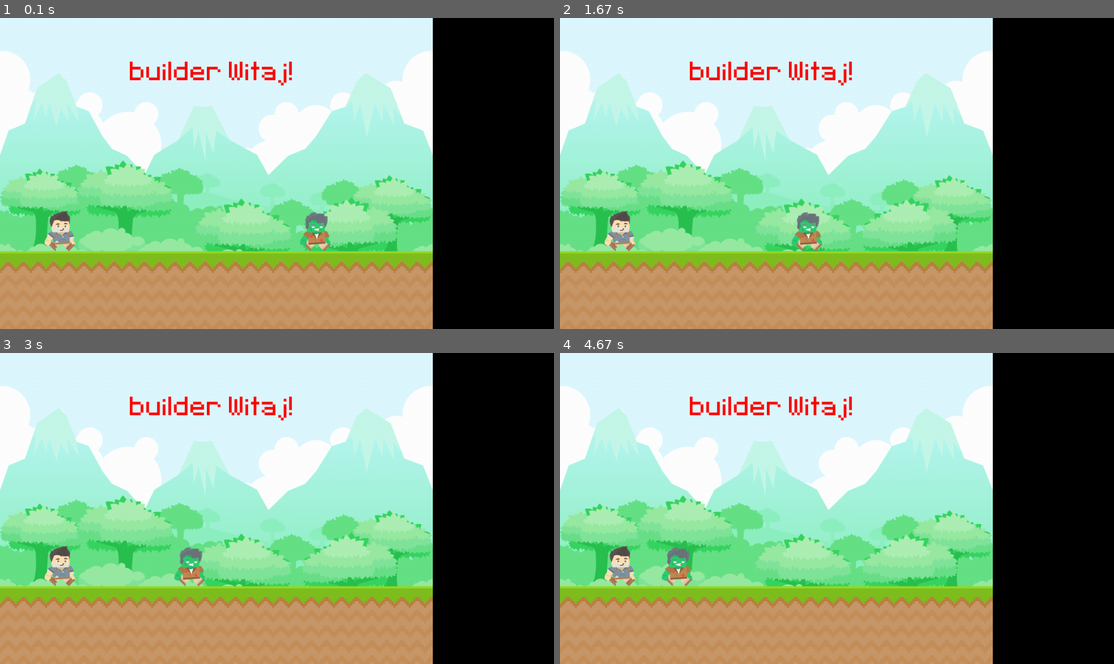
Above: before the commit, frames 1-4 (two rows, left to right).
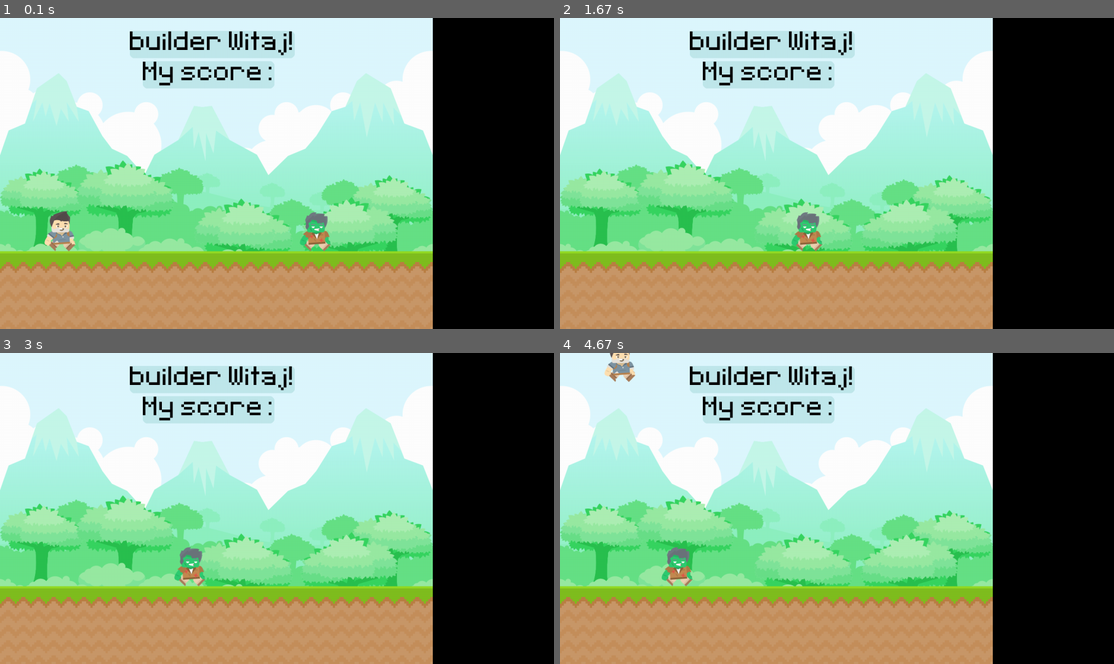
Above: after the commit, the same moments.

Repository: plextor15/PyGames
Game: pygame game, started from Zombies/main.py
Same seed, same stepped clock (60 frames per second), same inputs: the game is played once before the commit and once after it.
Inputs (mouse positions are in pixels of both pictures, inside the frame that each line leads up to):
- Up to frame 1 (0.1 s): no input
- Up to frame 2 (1.67 s): press the mouse at (620, 226) at 0.37 s; move the mouse to (643, 235) at 0.47 s; release the mouse at (665, 245) at 0.6 s; tap Space at 0.67, 1.07, 1.37 s; hold F1 1-1.47 s; tap Page Up at 1.5 s
- Up to frame 3 (3 s): move the mouse to (232, 405) at 1.87 s; tap Space at 1.9, 2.2 s
- Up to frame 4 (4.67 s): move the mouse to (831, 527) at 3.2 s; tap Space at 3.23, 3.53, 4.57 s

The runs differ from the first frame. In frame 1, 4.8% of the frame differs, in the area x 23-54%, y 4-23%; in frame 2, 5.2%; in frame 3, 5.2%; in frame 4, 5.6%, in the area x 8-54%, y 0-76%.

Commit message:
Update main.py

Diff:
--- a/Zombies/main.py
+++ b/Zombies/main.py
@@ -1,6 +1,9 @@
 import pygame
 from sys import exit
 import getpass
+
+from pygame import mouse
+from pygame import key
 
 if __name__ == '__main__':
     pygame.init()
@@ -14,19 +17,25 @@
     #DEBUG
     test_surface = pygame.Surface((200,200))
     test_surface.fill('blue')
+    #
 
     #Background
     background = pygame.image.load('graphic/background/BG.png').convert_alpha()
 
     #Ground
-#    ground01 = pygame.image.load('graphic/ground/1.png')
-#    ground02 = pygame.image.load('graphic/ground/2.png')
-#    ground03 = pygame.image.load('graphic/ground/3.png')
+
     ground = pygame.image.load('graphic/ground/ground.png').convert_alpha()
 
     #Teksty
     game_font = pygame.font.Font('graphic/font/my_font.ttf', 100) #default - (None, 60)
-    text_surface = game_font.render(f"{getpass.getuser()} Witaj!", True, 'Red')
+
+    #Welcome
+    text = game_font.render(f"{getpass.getuser()} Witaj!", True, 'Black')
+    text_rect = text.get_rect(topleft=(300,30))
+
+    #Score
+    score_text = game_font.render("My score:", False, 'Black')
+    score_text_rect = score_text.get_rect(topleft=(330,100))
 
     #PCs
     #Player
@@ -39,12 +48,39 @@
     #zombie_x_pos = 700
     zombie_rect = player.get_rect(topleft = (700, 430))
 
+
+    player_gravity = 0  #trzeba poprawic grawitacje
+
     #Main Game Loop
     while True:
         for event in pygame.event.get():
             if event.type == pygame.QUIT:
                 pygame.quit()
                 exit()      #zeby byl exit code 0
+
+            if event.type == pygame.MOUSEMOTION:
+                print( event.pos )
+                if player_rect.collidepoint( event.pos ):
+                    print("collide")
+
+            if event.type == pygame.MOUSEBUTTONDOWN and player_rect.y == 430: # and player_gravity == 0:
+                #print( "Down" )
+                player_gravity = -20    #jump
+            if event.type == pygame.MOUSEBUTTONUP:
+                #print( "Up" )
+                pass    #zeby zblowalo double jump
+
+
+            if event.type == pygame.KEYDOWN:
+                #print("Key Down")
+                if event.key == pygame.K_SPACE:
+                    #print("Space")
+                    player_gravity = -20
+                if event.key == pygame.K_PAGEUP:
+                    print("PageUp")
+            if event.type == pygame.KEYUP:
+                print("Key Up")
+
 
         #chodzenie zombiaka w lewo
         zombie_rect.x -= 2
@@ -54,10 +90,45 @@
         #screen.blit(test_surface, (10,10))
         screen.blit(background, (0,0))
         screen.blit(ground, (0,540))
-        screen.blit(text_surface, (300,100))
+
+
+        pygame.draw.rect( screen, '#c0e8ec', text_rect, 0, 10 )
+        screen.blit(text, text_rect)
+        pygame.draw.rect( screen, '#c0e8ec', score_text_rect, 0, 10 )
+        screen.blit(score_text, score_text_rect)
+
 
         screen.blit(player, player_rect)
         screen.blit(zombie, zombie_rect)
 
-        pygame.display.update()
+
+
+
+        #Kolizje
+
+        #DEBUG ONLY
+        #print( player_rect.colliderect( zombie_rect ) )
+        #print( pygame.mouse.get_pos() )
+
+        #mouse_pos = pygame.mouse.get_pos()
+        #if player_rect.collidepoint( mouse_pos ):
+            #print("LOLXD")
+            #print( pygame.mouse.get_pressed() )
+
+        keys = pygame.key.get_pressed()
+        if keys[ pygame.K_SPACE ]:
+            print( "Jump" )
+        if keys[ pygame.K_F1 ]:
+            print( "F1" )
+
+
+        pygame.display.update() ############# UPDATE #############
+
+
+        player_gravity += 1 #kiedys sie przepelni bufor
+        player_rect.y += player_gravity
+
+        if player_rect.y >= 430: player_rect.y = 430
+
+
         clock.tick(50)      #FPSy
